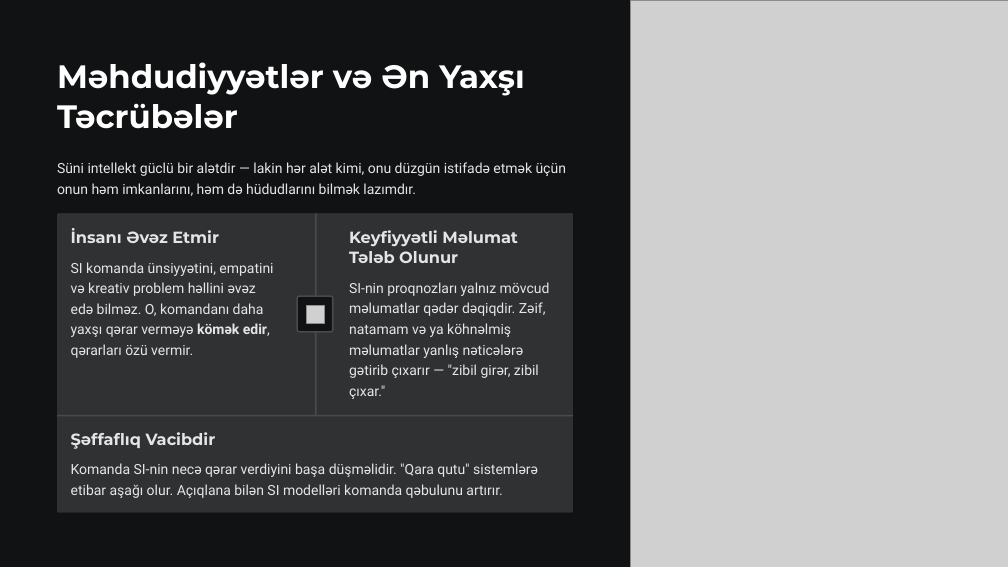
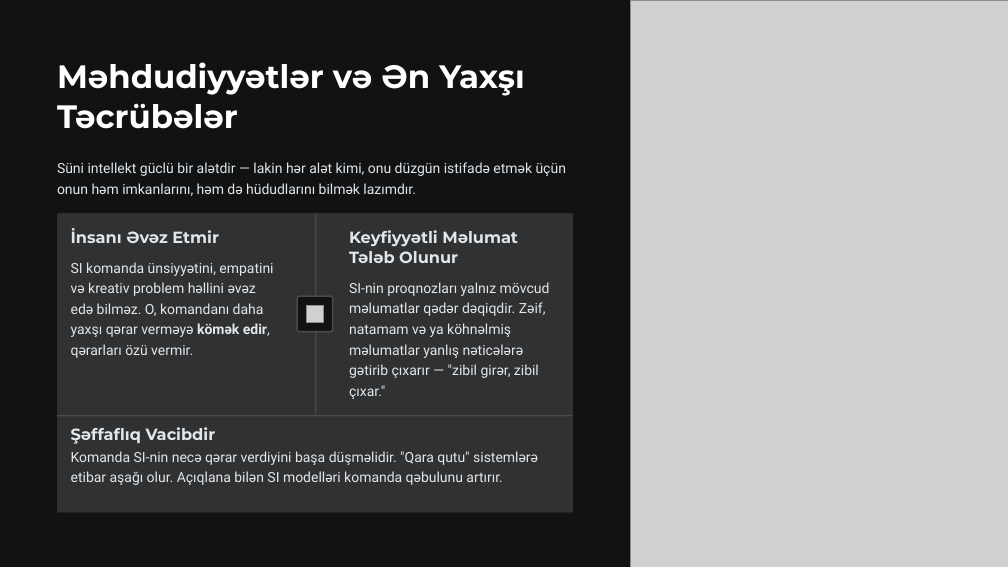
Before and after one commit to oiskenderov/ai-management-course, a slide deck: slide 10 of Seperated/Presentations/L11-Detail-Layihe-Idareetmesinde-Suni-Intellekt-ve-Cevik-Uygunlasma.pptx. Drawn at 1008x567 pixels with LibreOffice and Linux fonts; fonts in the diff are those of the drawing; grey boxes stand for pictures. Boxes give left, top, right and bottom in pixels: in the first picture for what was removed or moved away, otherwise in the second. Text is boxed around its words. In the diff, an @@ line names an element or a change of style, - is before the commit and + after.

```diff
--- a/Seperated/Presentations/L11-Detail-Layihe-Idareetmesinde-Suni-Intellekt-ve-Cevik-Uygunlasma.pptx
+++ b/Seperated/Presentations/L11-Detail-Layihe-Idareetmesinde-Suni-Intellekt-ve-Cevik-Uygunlasma.pptx
@@ text "Şəffaflıq Vacibdir": place and size @@
-text "Şəffaflıq Vacibdir" at box(71, 432, 216, 449)
+text "Şəffaflıq Vacibdir" at box(71, 427, 216, 444)
@@ text "Komanda SI-nin necə qərar verdiyini ...": place and size @@
-text "Komanda SI-nin necə qərar verdiyini ..." at box(71, 463, 538, 498)
+text "Komanda SI-nin necə qərar verdiyini ..." at box(71, 451, 538, 485)
```
Also in this commit, not shown: 10 other slides changed, 2 other files.
